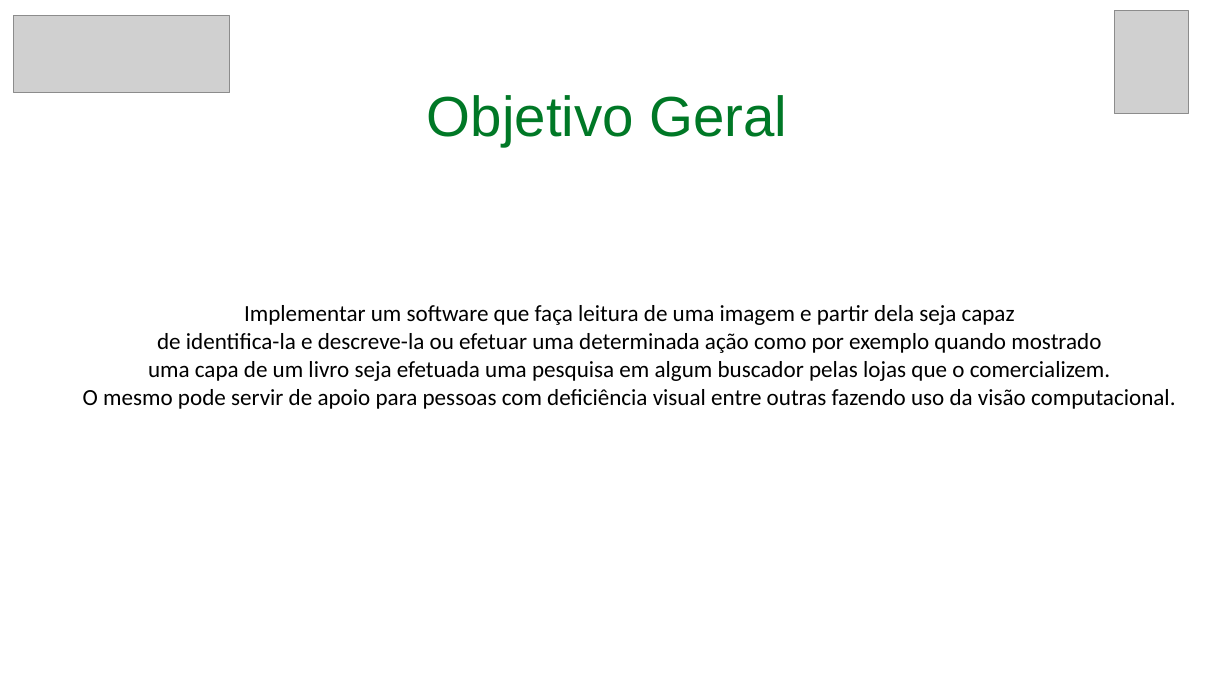
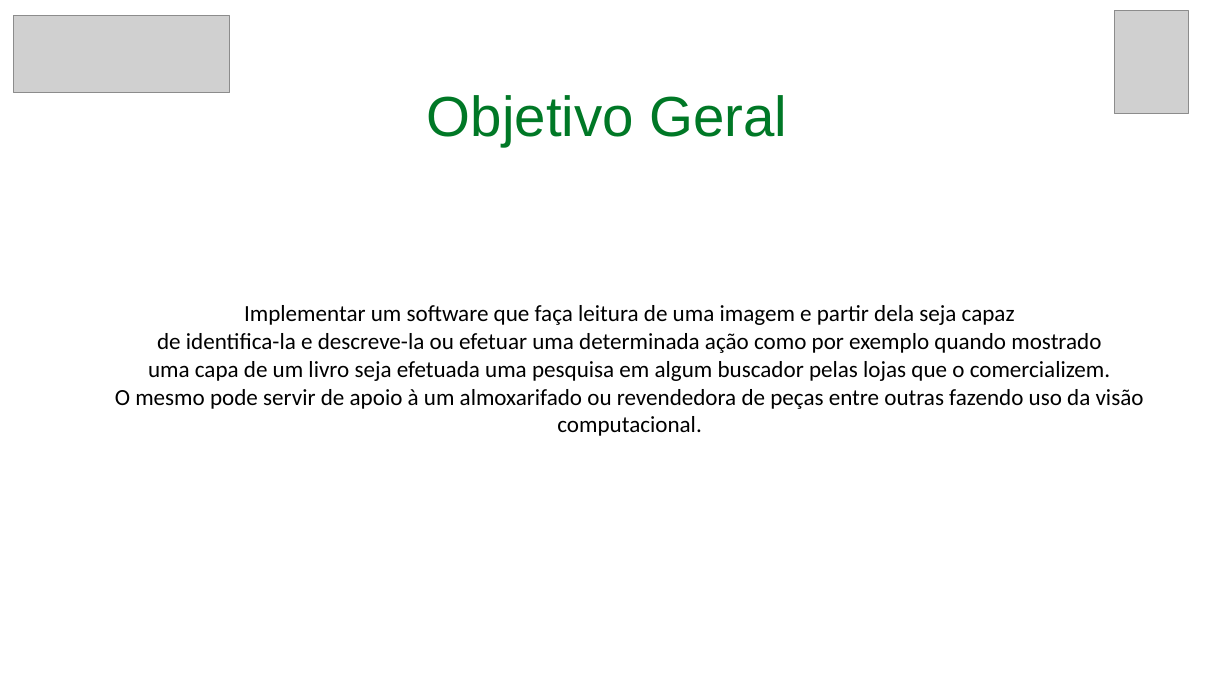
Before and after one commit to RoDiLki/TCC, a slide deck: slide 5 of Seminário 01.pptx. Drawn at 1232x693 pixels with LibreOffice and Linux fonts; fonts in the diff are those of the drawing; grey boxes stand for pictures. Boxes give left, top, right and bottom in pixels: in the first picture for what was removed or moved away, otherwise in the second. Text is boxed around its words. In the diff, an @@ line names an element or a change of style, - is before the commit and + after.

Commit message:
update apresentação

```diff
--- a/Seminário 01.pptx
+++ b/Seminário 01.pptx
@@ text at (115, 389, 1144, 436): text changed @@
-O mesmo pode servir de apoio para pessoas com deficiência visual entre outras fazendo uso da visão computacional.
+O mesmo pode servir de apoio à um almoxarifado ou revendedora de peças entre outras fazendo uso da visão computacional.
```
Also in this commit, not shown: 2 other slides changed.
